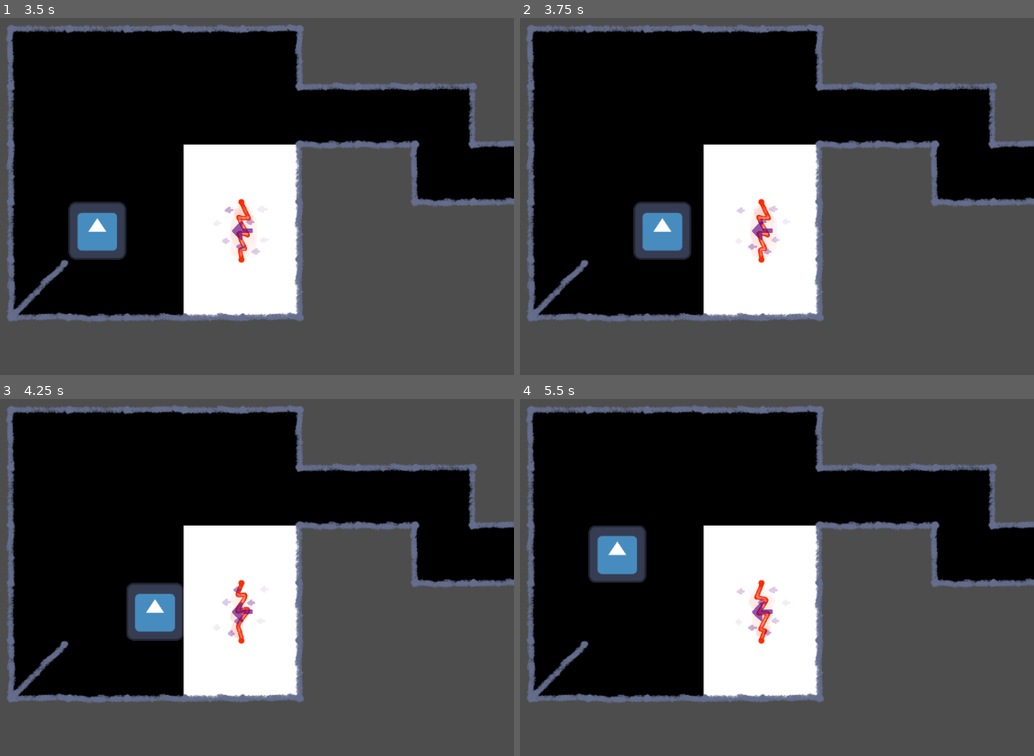
Above: before the commit, frames 1-4 (two rows, left to right).
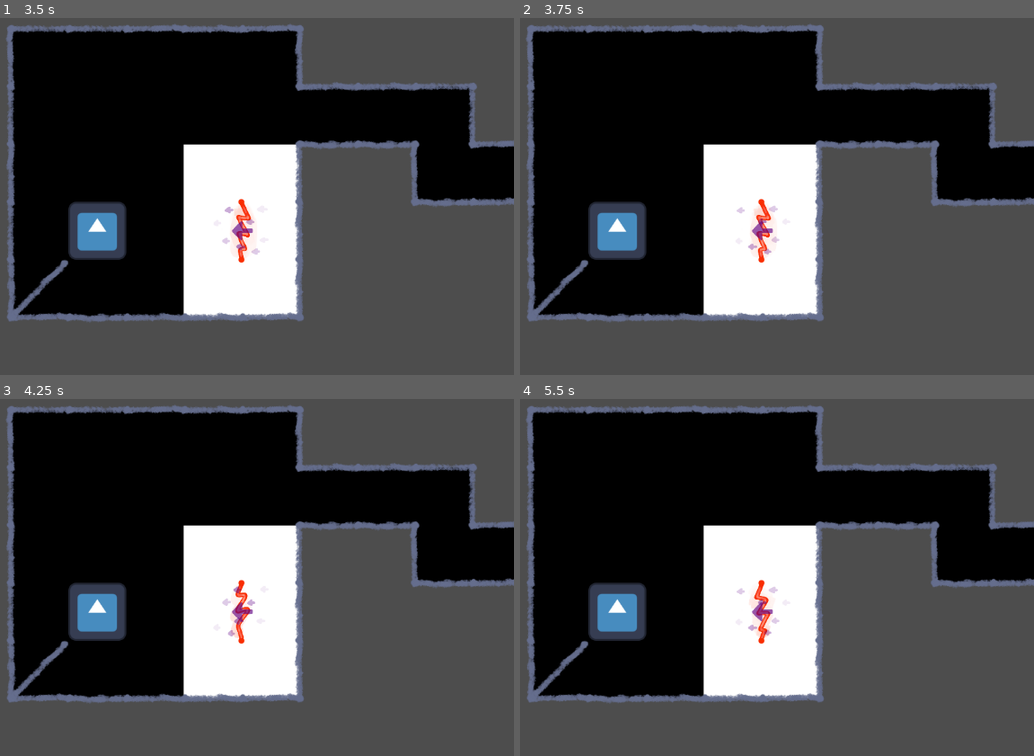
Above: after the commit, the same moments.

Repository: applesarebad/bounce
Game: Godot game, scene res://scenes/world.tscn
The game is run twice, just before and just after one commit, with the same random seed, the same clock (stepped at 60 frames per second) and the same inputs. The engine's default icon, where the game draws it, is replaced by a stand-in: a white triangle on a blue panel in a dark square.
Inputs (mouse positions are in pixels of both pictures, inside the frame that each line leads up to):
- Up to frame 1 (3.5 s): tap Enter at 0.5, 2.75 s; move the mouse to (313, 153) at 0.52 s; hold Right (ui_right) 0.53-1.28 s; hold Z (undo) 0.53-1.28 s; click (313, 153) at 0.67 s; tap Space at 1.25 s; move the mouse to (10, 192) at 1.27 s; hold Down (ui_down) 1.28-2.03 s; tap Z (undo) at 1.35, 2.85 s; move the mouse to (226, 85) at 2.02 s; hold Right (ui_right) 2.03-2.78 s; hold Z (undo) 2.03-2.78 s; move the mouse to (118, 253) at 2.77 s; hold Up (ui_up) from 2.78 s (still down); click (118, 253) at 2.92 s
- Up to frame 2 (3.75 s): move the mouse to (890, 232) at 3.52 s; release Up (ui_up) at 3.53 s; hold Left (ui_left) from 3.53 s (still down); hold Z (undo) from 3.53 s (still down)
- Up to frame 3 (4.25 s): keep holding Left (ui_left); keep holding Z (undo)
- Up to frame 4 (5.5 s): move the mouse to (outside the picture) at 4.27 s; release Z (undo) at 4.28 s; tap Z (undo) at 4.35 s; tap Space at 5 s; move the mouse to (710, 552) at 5.02 s; release Left (ui_left) at 5.03 s; hold Down (ui_down) from 5.03 s (still down); hold Z (undo) from 5.03 s (still down); click (710, 552) at 5.17 s

Frame 1 is identical in both runs. In frame 2, 3.1% of the frame differs, in the area x 13-34%, y 51-68%; in frame 3, 3.6%, in the area x 13-36%, y 51-68%; in frame 4, 3.6%.
Error before the commit: Invalid access to property or key 'ground' on a base object of type 'Node (groundcheck.gd)'. (res://scripts/player.gd:189)

Commit message:
only 1 projectile at a time

Diff:
--- a/scripts/player.gd
+++ b/scripts/player.gd
@@ -2,6 +2,7 @@
 
 const blob = preload("res://scenes/blob.tscn")
 var moving = false
+var shooting = false
 @export var speed = 500
 
 var _cancelled := false
@@ -15,8 +16,9 @@
 		shoot(direction)
 
 func shoot(dir):
-	if moving:
+	if moving or shooting:
 		return
+	shooting = true
 	var target = aim(dir)
 	var collider = null
 	var transformer = null
@@ -129,6 +131,9 @@
 			return
 	snap_pos_to_grid(position)
 	print(is_on_ground())
+	if !is_on_ground():
+		destroy()
+	shooting = false
 	get_parent().save()
 	if World.instance:
 		World.instance.on_player_settled()
@@ -177,13 +182,19 @@
 				return
 	snap_pos_to_grid(position)
 	print(is_on_ground())
+	if !is_on_ground():
+		destroy()
+	shooting = false
 	get_parent().save()
 	if World.instance:
 		World.instance.on_player_settled()
 
+func destroy():
+	#global_position = Vector2(100000,100000)
+	pass
+
 func snap_pos_to_grid(pos: Vector2, grid_size: float = Constants.GRID_SIZE) -> Vector2:
 	return pos.snapped(Vector2(grid_size, grid_size))
 
 func is_on_ground() -> bool:
-	var cell := Vector2i((global_position / Constants.GRID_SIZE).floor())
-	return Groundcheck.ground.get_cell_source_id(cell) != -1
+	return Groundcheck.is_ground(global_position)
